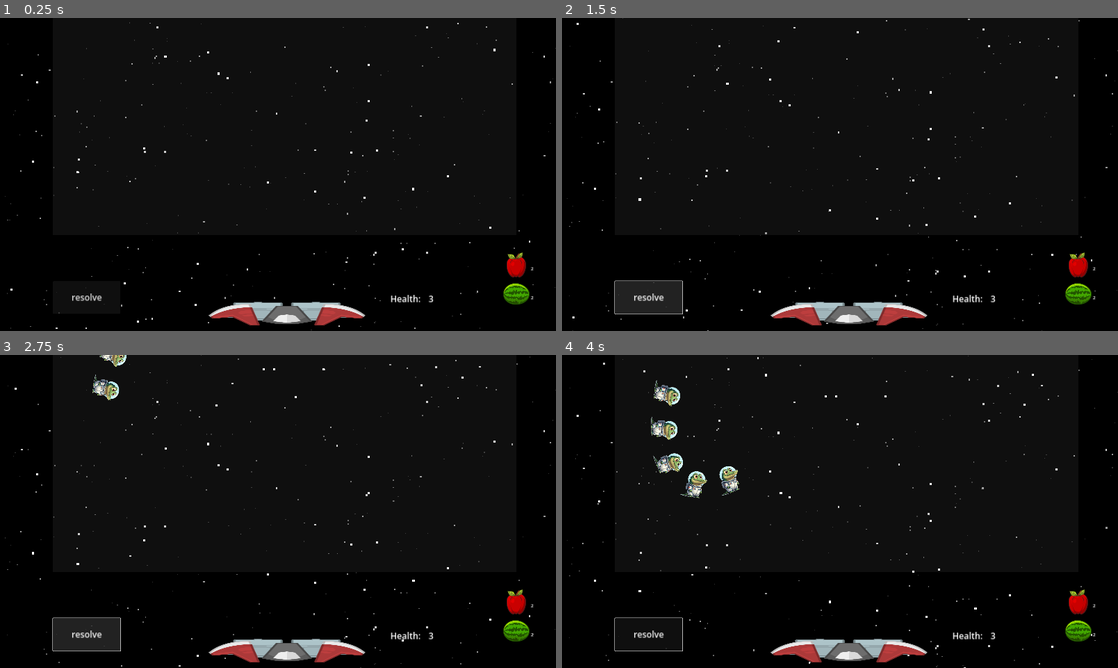
Above: before the commit, frames 1-4 (two rows, left to right).
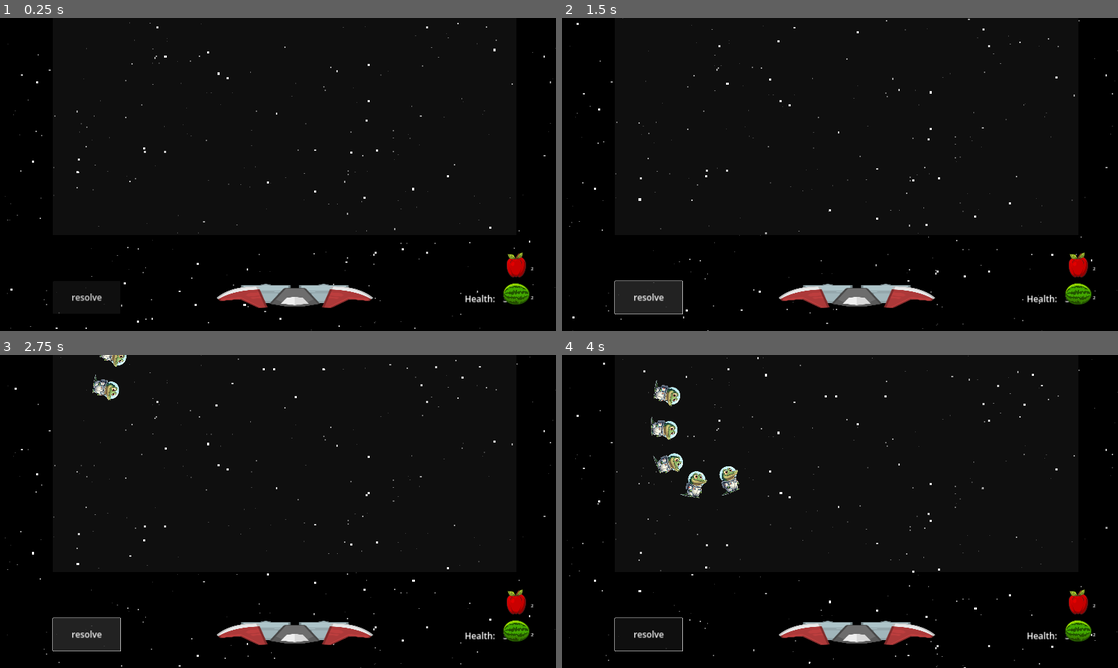
Above: after the commit, the same moments.

Repository: moby-it/cosmic-jack
Game: Godot game, scene res://main.tscn
The game is run twice, just before and just after one commit, with the same random seed, the same clock (stepped at 60 frames per second) and the same inputs.
Inputs (mouse positions are in pixels of both pictures, inside the frame that each line leads up to):
- Up to frame 1 (0.25 s): no input
- Up to frame 2 (1.5 s): click "resolve" at 0.5 s; click "resolve" at 1.25 s
- Up to frame 3 (2.75 s): click "resolve" at 2 s
- Up to frame 4 (4 s): drag from (1079, 602) to (667, 386) at 2.77 s; drag from (1079, 630) to (673, 470) at 3.52 s

The runs differ from the first frame. In frame 1, 3.0% of the frame differs, in the area x 37-92%, y 84-99%; in frame 2, 3.0%; in frame 3, 3.0%; in frame 4, 3.0%.

Commit message:
add move and remove fruits!

Diff:
--- a/fruits/apple/apple.gd
+++ b/fruits/apple/apple.gd
@@ -5,6 +5,7 @@
 @export var explosive: Explosive
 var exploding = false
 var hovered = false
+
 func _draw() -> void:
 	if explosive:
 		explosive.draw_explosive_radius(self)
--- a/fruits/apple/apple.tscn
+++ b/fruits/apple/apple.tscn
@@ -10,6 +10,7 @@
 [node name="Apple" type="Node2D" groups=["fruits"]]
 script = ExtResource("1_qox7n")
 explosive = ExtResource("2_hpo7h")
+metadata/name = "apple"
 
 [node name="Sprite2D" type="Sprite2D" parent="."]
 texture = ExtResource("2_sd6fq")
--- a/fruits/explosive.gd
+++ b/fruits/explosive.gd
@@ -8,6 +8,7 @@
 var border_width: float = 2.0
 var timer: Timer
 var exploding = false
+
 func draw_explosive_radius(node: Node2D) -> void:
 	_add_area(node, radius)
 	node.draw_circle(node.get_node("Sprite2D").position, radius, border_color, false, border_width)
--- a/fruits/watermelon/watermelon.gd
+++ b/fruits/watermelon/watermelon.gd
@@ -5,6 +5,7 @@
 @export var explosive: Explosive
 var exploding = false
 var hovered = false
+
 func _draw() -> void:
 	if explosive:
 		explosive.draw_explosive_radius(self)
--- a/fruits/watermelon/watermelon.tscn
+++ b/fruits/watermelon/watermelon.tscn
@@ -10,6 +10,7 @@
 [node name="Watermelon" type="Node2D" groups=["fruits"]]
 script = ExtResource("1_odd54")
 explosive = ExtResource("2_tro41")
+metadata/name = "watermellon"
 
 [node name="Sprite2D" type="Sprite2D" parent="."]
 texture = ExtResource("2_c8x6t")
--- a/globals/fruits.gd
+++ b/globals/fruits.gd
@@ -37,3 +37,7 @@
 		push_error("cannot reduce fruit ammo")
 	ammo[fruit] -= 1
 	ammo_labels[fruit].text = str(ammo[fruit])
+
+func add_fruit_ammo(fruit: String):
+	ammo[fruit] += 1
+	ammo_labels[fruit].text = str(ammo[fruit])
--- a/main.gd
+++ b/main.gd
@@ -7,6 +7,7 @@
 
 var active_fruit: Node2D
 var active_fruit_name = "apple"
+var dragging_fruits = []
 
 func _ready() -> void:
 	SelectedFruits.create_fruit_list_hud($FruitList)
@@ -19,8 +20,6 @@
 		active_fruit.queue_free()
 	if not Input.is_key_pressed(KEY_CTRL) and not is_instance_valid(active_fruit):
 		add_active_fruit()
-
-
 
 func is_mouse_left(event) -> bool:
 	return event is InputEventMouseButton && event.button_index == MOUSE_BUTTON_LEFT && event.is_pressed()
@@ -42,6 +41,7 @@
 
 func create_fruit() -> Node2D:
 	var fruit: Node2D = SelectedFruits.available_fruits[active_fruit_name].instantiate()
+	fruit.name = active_fruit_name
 	fruit.explosive.draw_explosive_radius(fruit)
 	return fruit
 
@@ -80,16 +80,25 @@
 	if Input.is_key_pressed(KEY_CTRL):
 		if event is InputEventMouseButton && event.button_index == MOUSE_BUTTON_LEFT:
 			if event.is_pressed():
-				print("should start dragging",find_fruit_under_cursor())
+				dragging_fruits = find_fruits_under_cursor()
 			else:
-				print("should stop draggin",)
+				dragging_fruits = []
+		elif event is InputEventMouseMotion and Input.is_mouse_button_pressed(MOUSE_BUTTON_LEFT):
+			if len(dragging_fruits) > 0:
+				for df in dragging_fruits:
+					df.position = get_global_mouse_position()
 		elif is_mouse_right(event):
-			print("should remove",find_fruit_under_cursor())
+			var fruits = 	find_fruits_under_cursor()
+			if len(fruits):
+				for f in fruits:
+					SelectedFruits.add_fruit_ammo(f.get_meta("name"))
+					f.queue_free()
 	else:
 		if is_mouse_left(event):
 			place_fruit(get_global_mouse_position())
 		elif is_mouse_move(event):
 			active_fruit.position = get_global_mouse_position()
 
-func find_fruit_under_cursor() -> Node2D:
-	return null
+func find_fruits_under_cursor() -> Array[Node]:
+	var placed_fruits = get_tree().get_nodes_in_group("fruits").filter(func (f): return f.hovered)
+	return placed_fruits
--- a/main.tscn
+++ b/main.tscn
@@ -21,9 +21,10 @@
 offset_top = 908.0
 offset_right = 416.0
 offset_bottom = 1021.0
+metadata/_edit_use_anchors_ = true
 
 [node name="HP" parent="." groups=["hud"] instance=ExtResource("8_hcj5j")]
-position = Vector2(1348, 948)
+position = Vector2(1605, 948)
 
 [node name="Camera2D" type="Camera2D" parent="."]
 scale = Vector2(0.8, 0.8)
@@ -35,7 +36,7 @@
 attributes = ExtResource("6_i1mb3")
 
 [node name="Ship" parent="." groups=["hud"] instance=ExtResource("3_61vle")]
-position = Vector2(992, 1020)
+position = Vector2(1019, 959)
 metadata/_edit_lock_ = true
 
 [node name="Background" parent="." instance=ExtResource("3_qsmjo")]
